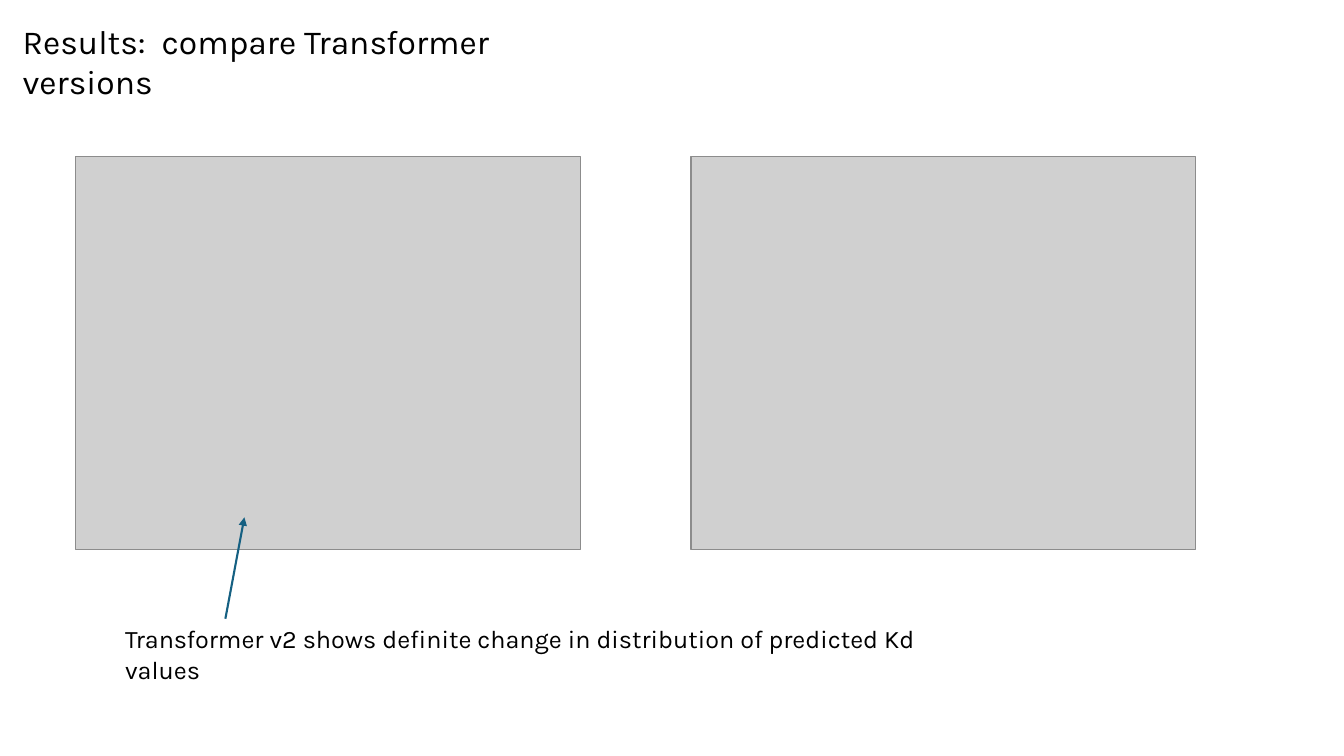
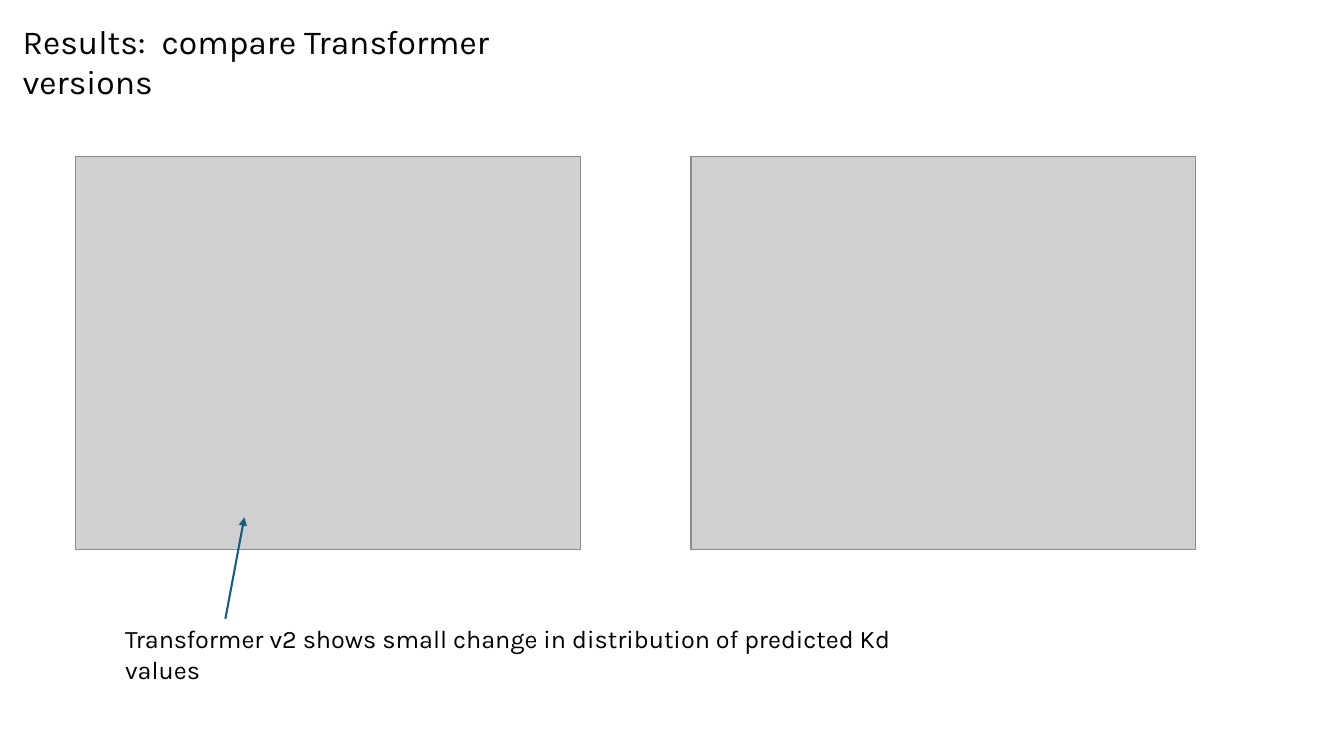
Before and after one commit to planaria158/BERT-antibody-antigen-binding-energy, a slide deck: slide 21 of Homework-aAlphaBio.pptx. Drawn at 1344x756 pixels with LibreOffice and Linux fonts; fonts in the diff are those of the drawing; grey boxes stand for pictures. Boxes give left, top, right and bottom in pixels: in the first picture for what was removed or moved away, otherwise in the second. Text is boxed around its words. In the diff, an @@ line names an element or a change of style, - is before the commit and + after.

```diff
--- a/Homework-aAlphaBio.pptx
+++ b/Homework-aAlphaBio.pptx
@@ text at [125, 630, 890, 654]: text changed @@
-Transformer v2 shows definite change in distribution of predicted Kd values
+Transformer v2 shows small change in distribution of predicted Kd values
```
Also in this commit, not shown: 3 other slides changed.
